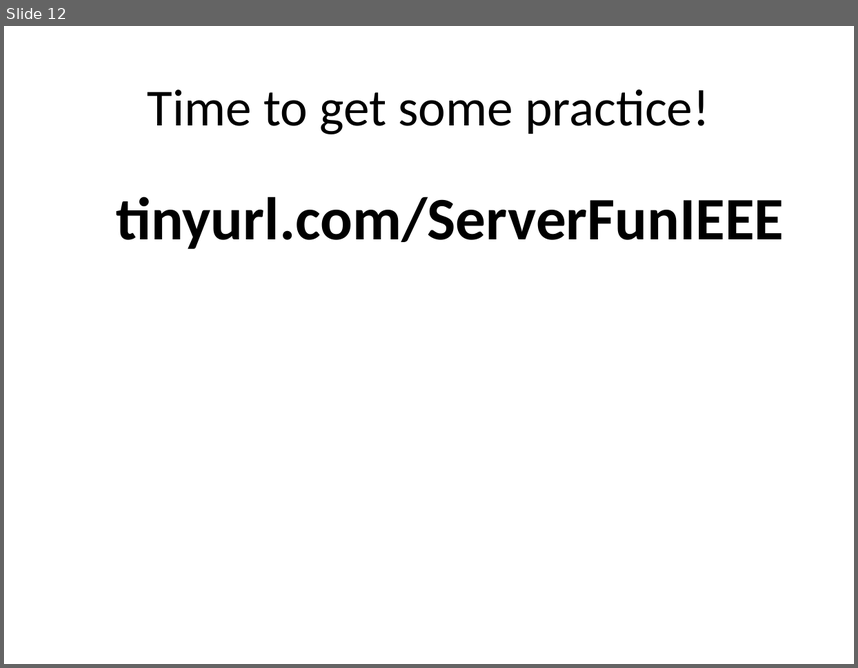
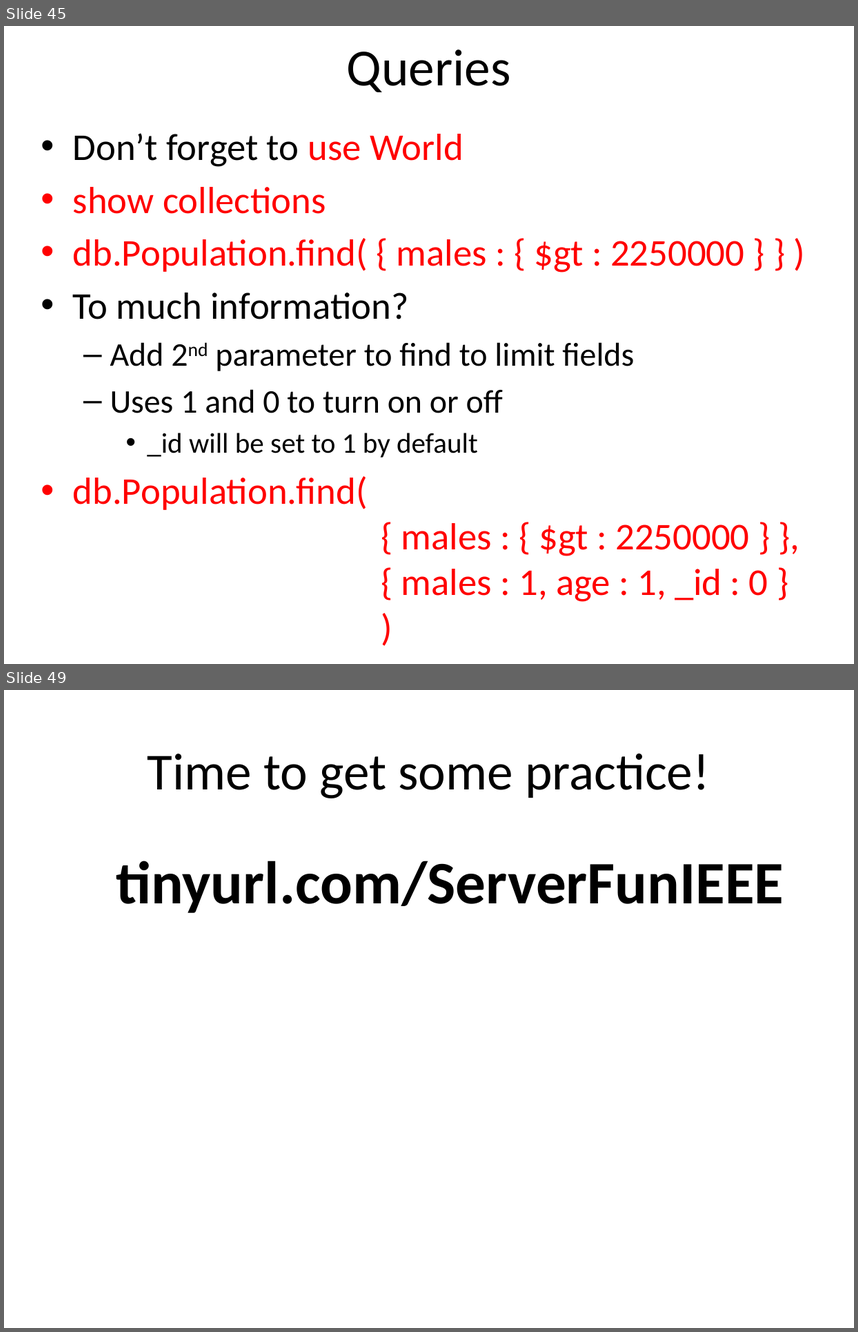
Before and after one commit to uwmadisonieee/Tutorials, a slide deck: Servers/Servers and Databases.pptx. Shown one above the other, each under a label of ours: slide 12 before the commit, slides 45 and 49 after it; the slides between them are not shown. The pictures are 858x668 and 858x1332 pixels, drawn with LibreOffice and Linux fonts; fonts in the diff are those of the drawing. Boxes give left, top, right and bottom in pixels: in the first picture for what was removed or moved away, otherwise in the second. Text is boxed around its words. In the diff, an @@ line names an element or a change of style, - is before the commit and + after.

```diff
--- a/Servers/Servers and Databases.pptx
+++ b/Servers/Servers and Databases.pptx
@@ slide 45 added at [4, 26, 854, 664], background #FFFFFF @@
@@ title added at [347, 49, 511, 92], 44 pt, text #000000 @@
+Queries
@@ text added at [73, 133, 769, 601], 32 pt, text #FF0000 @@
+• Don’t forget to use World
+• show collections
+• db.Population.find( { males : { $gt : 2250000 } } )
+• To much information?
+  – Add 2nd parameter to find to limit fields
+  – Uses 1 and 0 to turn on or off
+    • _id will be set to 1 by default
+• db.Population.find(
+  { males : { $gt : 2250000 } },
+  { males : 1, age : 1, _id : 0 }
+  )
@@ what was slide 12 is now slide 49 @@
```
Also in this commit, not shown: 3 slides changed, 36 other slides added, 1 other file.
